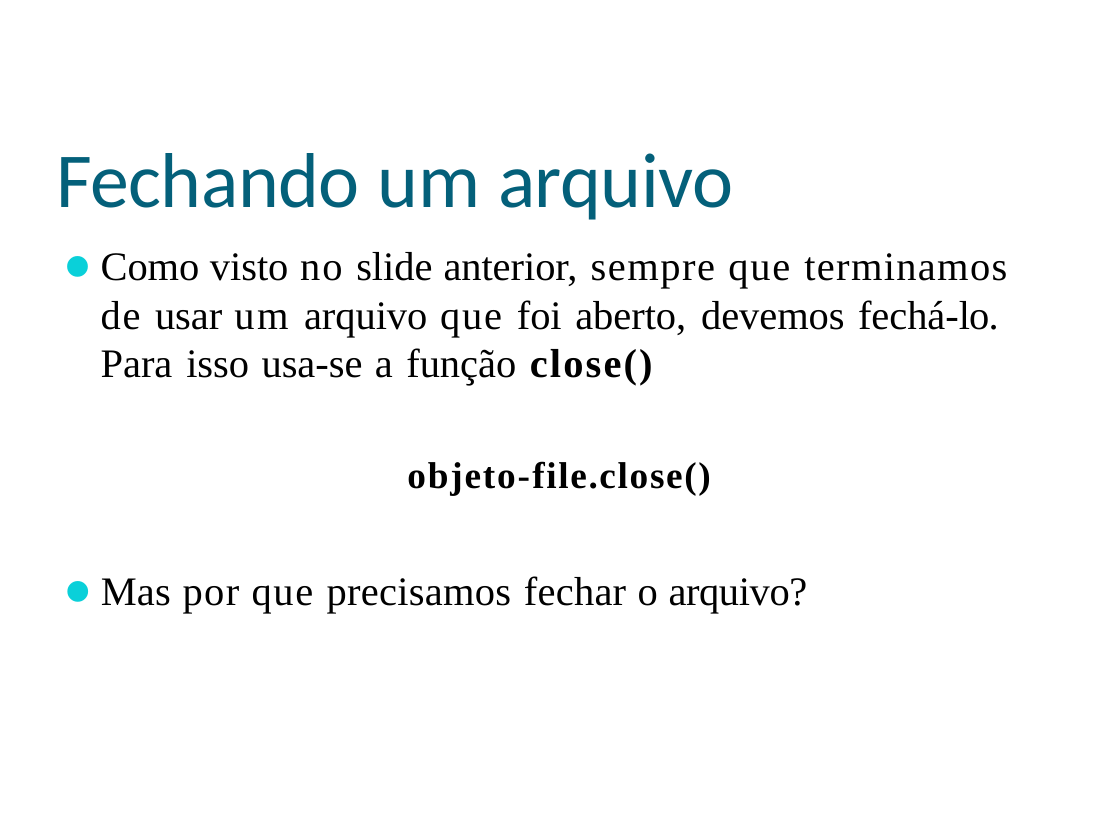
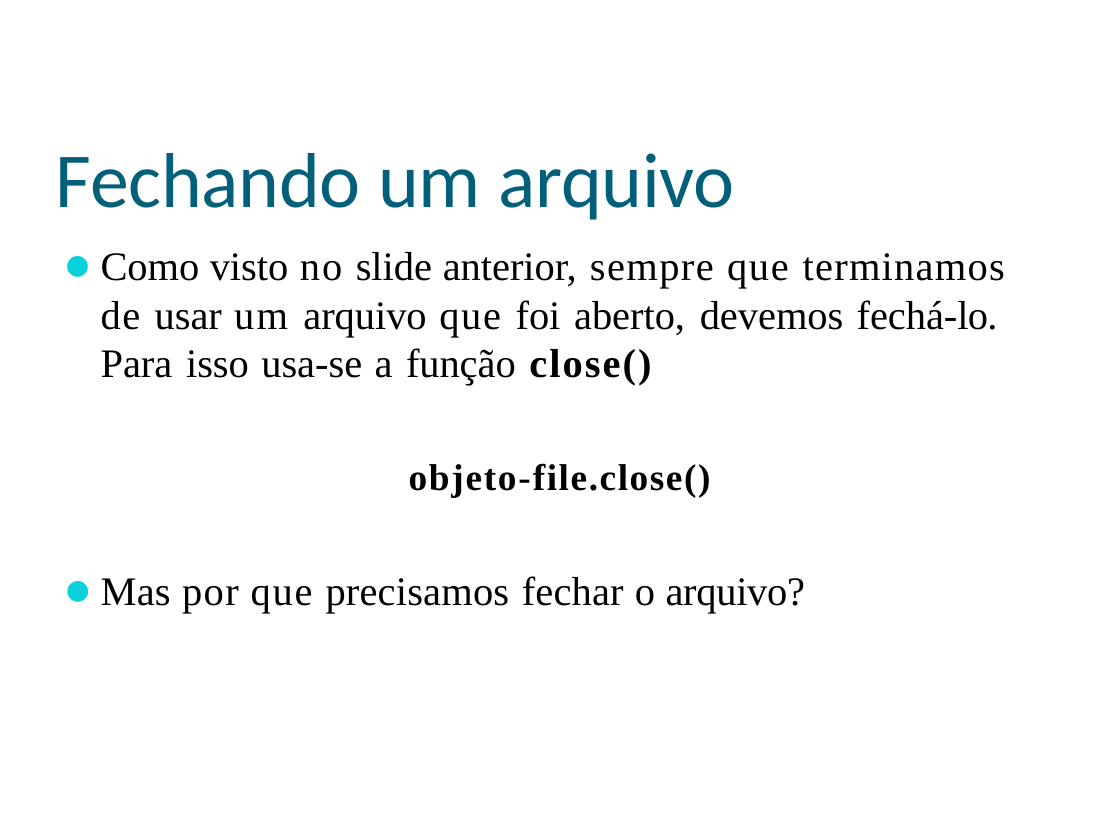
Before and after one commit to eduardocunha11/firstblog, a slide deck: slide 13 of aulas/pc1/AulaPython09-Arquivos.pptx (slide 14 before the commit). Drawn at 1120x840 pixels with LibreOffice and Linux fonts; fonts in the diff are those of the drawing; background and template pictures are left out. Boxes give left, top, right and bottom in pixels: in the first picture for what was removed or moved away, otherwise in the second. Text is boxed around its words. In the diff, an @@ line names an element or a change of style, - is before the commit and + after.

Commit message:
arquivos

```diff
--- a/aulas/pc1/AulaPython09-Arquivos.pptx
+++ b/aulas/pc1/AulaPython09-Arquivos.pptx
@@ text "Como visto no slide anterior, ..." at (x1=101, y1=252, x2=1005, y2=614): letter spacing 0.5 to 0.4 pt in "terminamos"; letter spacing 0.6 to 0.5 pt in "objeto-file.close()"; indent changed @@
```
Also in this commit, not shown: 27 other slides changed, 10 slides removed, 1 other file.
